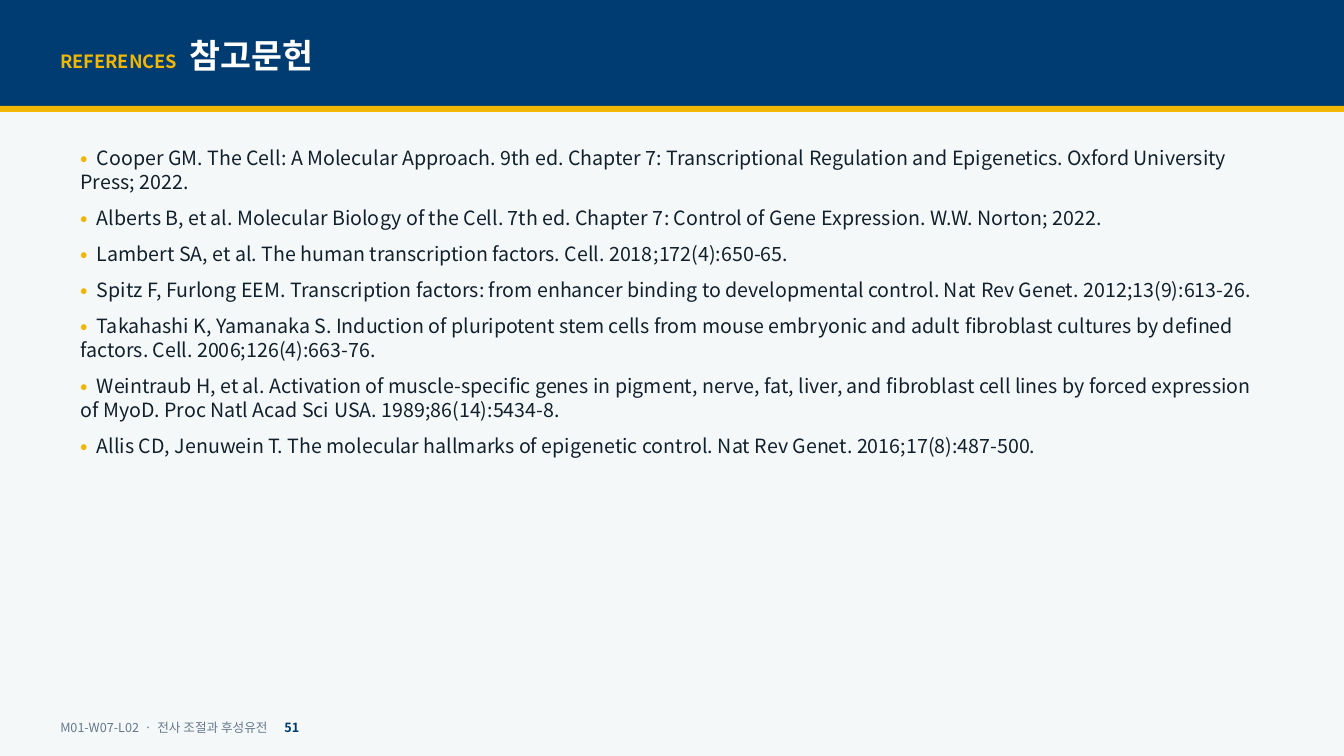
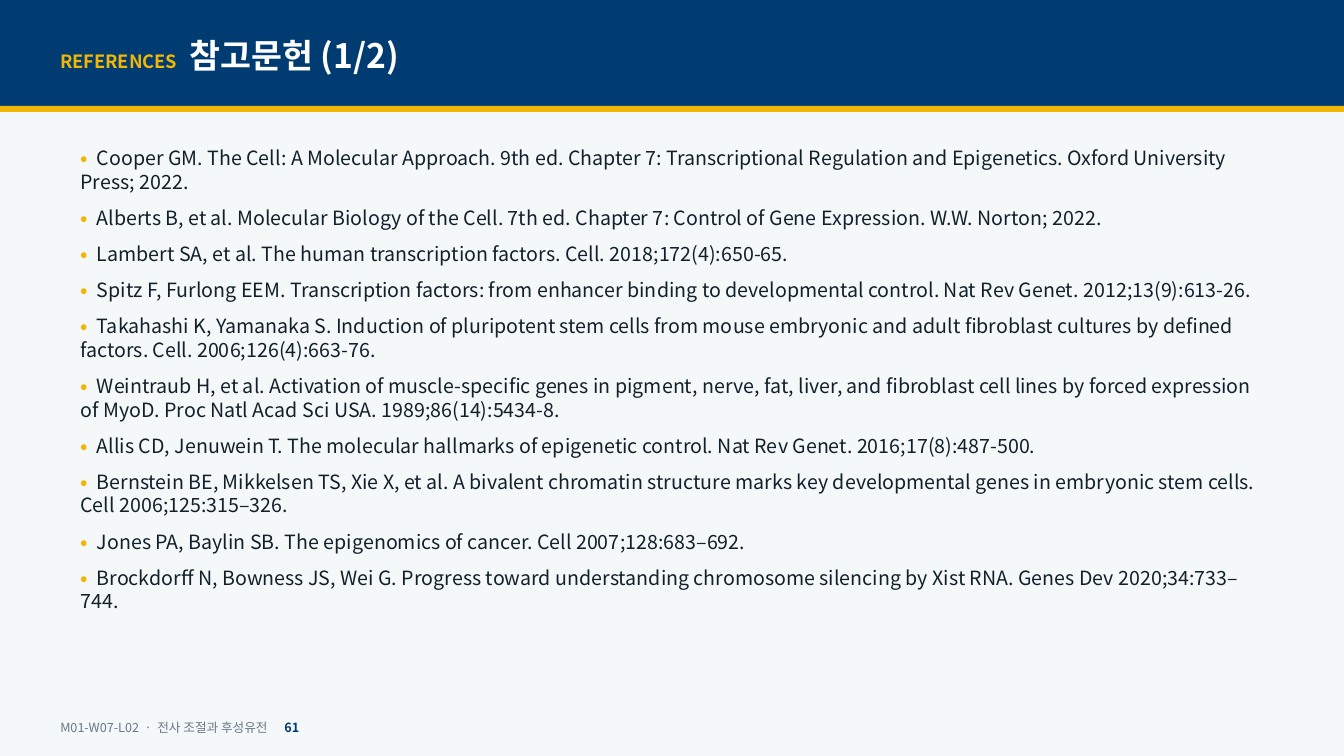
Before and after one commit to hoperiasd2/hoperiasd2.github.io, a slide deck: slide 61 of curriculum/M01/W07/L02/slides.pptx (slide 51 before the commit). Drawn at 1344x756 pixels with LibreOffice and Linux fonts; fonts in the diff are those of the drawing. Boxes give left, top, right and bottom in pixels: in the first picture for what was removed or moved away, otherwise in the second. Text is boxed around its words. In the diff, an @@ line names an element or a change of style, - is before the commit and + after.

```diff
--- a/curriculum/M01/W07/L02/slides.pptx
+++ b/curriculum/M01/W07/L02/slides.pptx
@@ text at (60,39,399,75): text changed @@
-REFERENCES 참고문헌
+REFERENCES 참고문헌 (1/2)
@@ text at (80,473,1254,608): paragraphs added @@
+• Bernstein BE, Mikkelsen TS, Xie X, et al. A bivalent chromatin structure marks key developmental genes in embryonic stem cells. Cell 2006;125:315–326.
+• Jones PA, Baylin SB. The epigenomics of cancer. Cell 2007;128:683–692.
+• Brockdorff N, Bowness JS, Wei G. Progress toward understanding chromosome silencing by Xist RNA. Genes Dev 2020;34:733–744.
```
Also in this commit, not shown: 19 other slides changed, 11 slides added, 5 other files.
